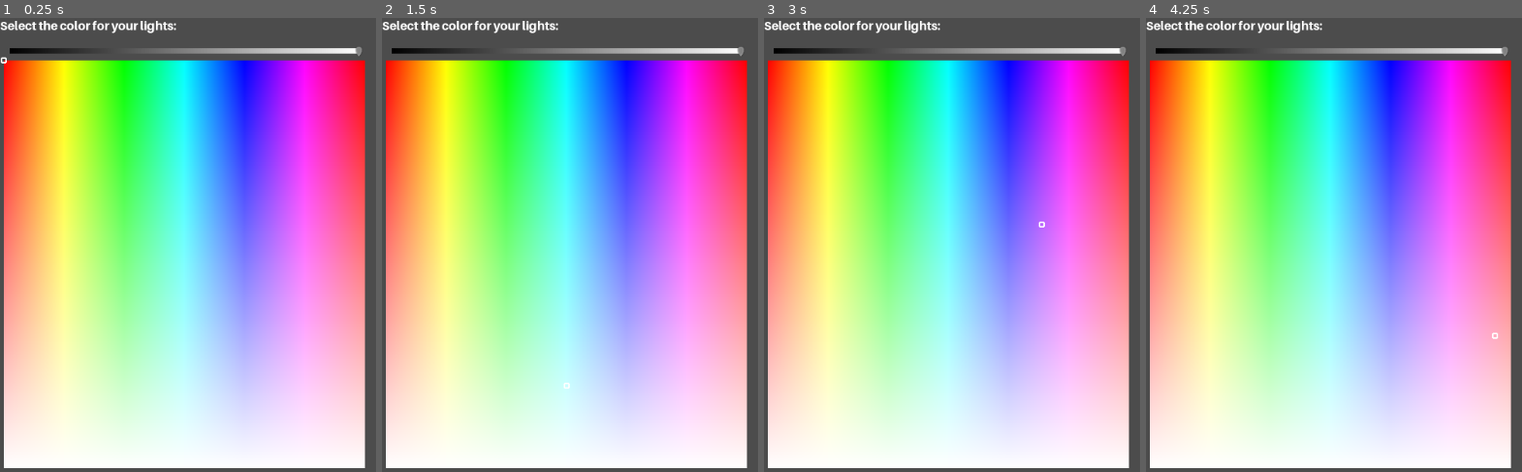
Above: before the commit, frames 1-4 (left to right).
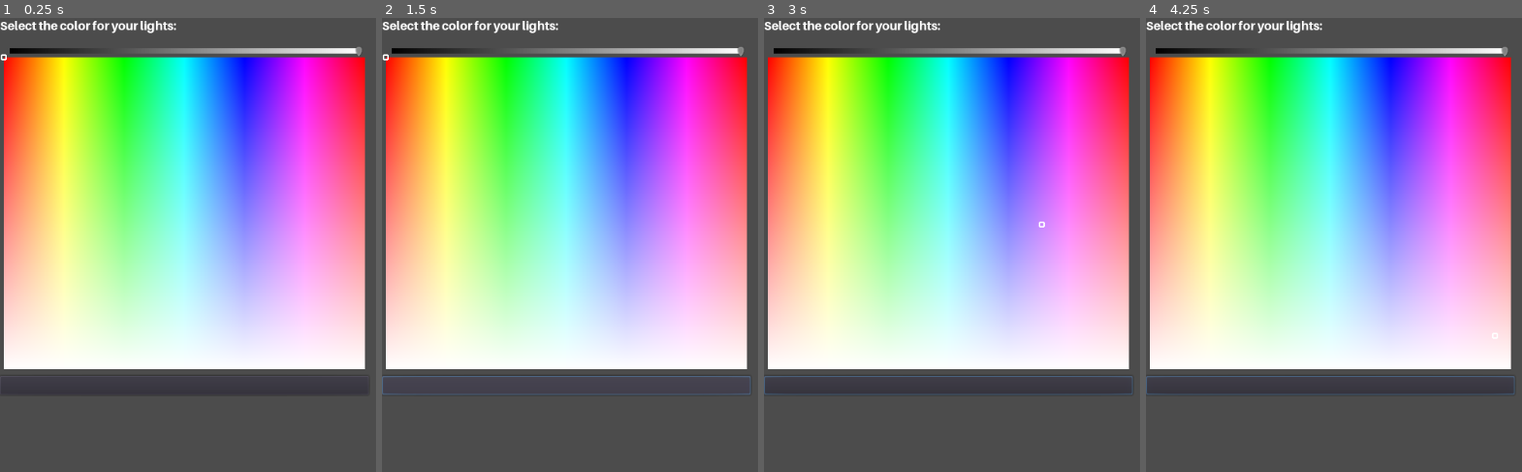
Above: after the commit, the same moments.

Repository: swip3798/BeatNeon
Game: Godot game, scene res://windows/DashboardWindow.tscn
The game is run twice, just before and just after one commit, with the same random seed, the same clock (stepped at 60 frames per second) and the same inputs. This scene is started directly instead of the project's main scene.
Inputs (mouse positions are in pixels of both pictures, inside the frame that each line leads up to):
- Up to frame 1 (0.25 s): no input
- Up to frame 2 (1.5 s): click (566, 385) at 0.52 s; click (566, 385) at 1.27 s
- Up to frame 3 (3 s): click (948, 385) at 2.02 s; tap Enter at 2.75 s; drag from (948, 263) to (outside the picture) at 2.77 s
- Up to frame 4 (4.25 s): tap Space at 3.5 s; drag from (1379, 267) to (1495, 335) at 3.52 s

The runs differ from the first frame. In frame 1, 63% of the frame differs, in the area x 0-98%, y 7-100%; in frame 2, 63%; in frame 3, 63%; in frame 4, 63%.

Commit message:
Dashboard added a Button

Diff:
--- a/windows/DashboardWindow.tscn
+++ b/windows/DashboardWindow.tscn
@@ -29,19 +29,24 @@
 custom_fonts/font = ExtResource( 3 )
 text = "Select the color for your lights:"
 
-[node name="HBoxContainer" type="HBoxContainer" parent="HSplitContainer/GridContainer"]
+[node name="VBoxContainer" type="VBoxContainer" parent="HSplitContainer/GridContainer"]
 margin_top = 31.0
 margin_right = 487.0
 margin_bottom = 600.0
 size_flags_horizontal = 3
 size_flags_vertical = 3
 
-[node name="ColorPicker" parent="HSplitContainer/GridContainer/HBoxContainer" instance=ExtResource( 4 )]
+[node name="ColorPicker" parent="HSplitContainer/GridContainer/VBoxContainer" instance=ExtResource( 4 )]
 anchor_right = 0.0
 anchor_bottom = 0.0
 margin_right = 487.0
-margin_bottom = 569.0
+margin_bottom = 438.0
 size_flags_horizontal = 3
+
+[node name="Button" type="Button" parent="HSplitContainer/GridContainer/VBoxContainer"]
+margin_top = 442.0
+margin_right = 487.0
+margin_bottom = 467.0
 
 [node name="GridContainer2" type="GridContainer" parent="HSplitContainer"]
 margin_left = 537.0
